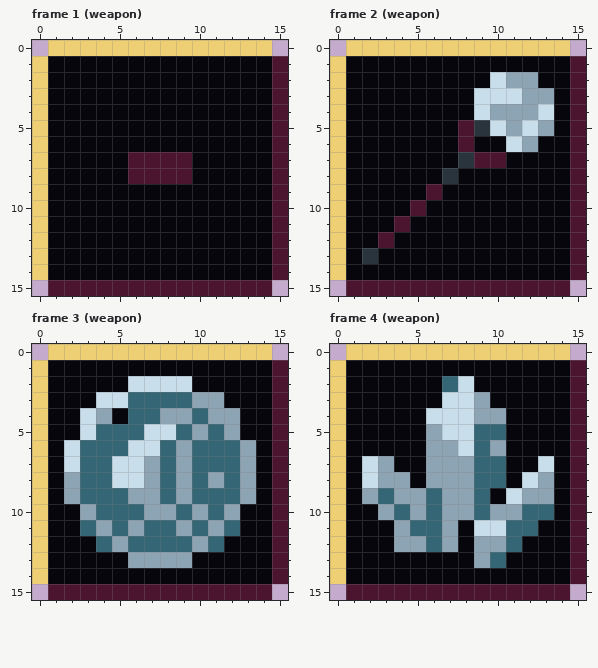
Two versions of one pixel-art file, projects/007_survivors/art/hud_slots.aseprite. Above, as it was before the edit.
16x16 pixels, 18 frames. Shown: frame 1 (weapon), frame 2 (weapon), frame 3 (weapon), frame 4 (weapon). The commit also changed other frames, which this record leaves out.
New version:
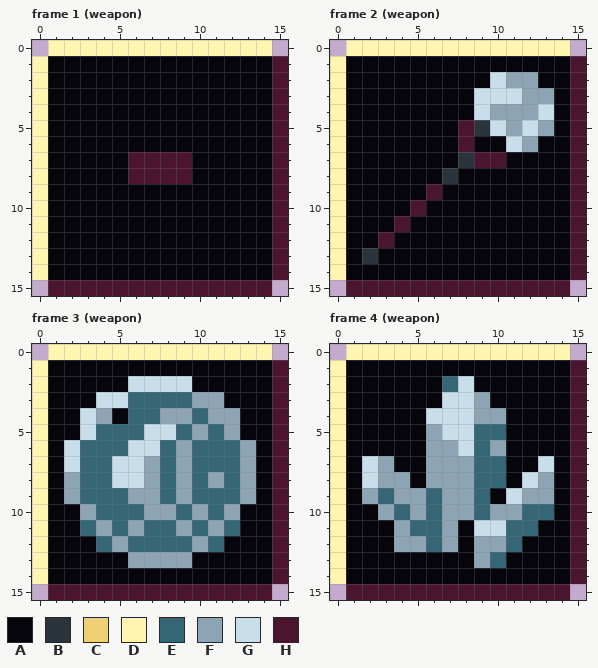
Palette (. is transparent): A #07060c  B #2a343d  C #eecf74  D #fff4b0  E #346675  F #8ca4b4  G #c8dfeb  H #4b1530
Diff:
Frame 1 (weapon):
Colour C gives way to colour D in row 0 at x 1 to 14; in rows 1 to 14 at x 0.
Frame 2 (weapon): the same change as frame 1 (weapon)
Frame 3 (weapon): the same change as frame 1 (weapon)
Frame 4 (weapon): the same change as frame 1 (weapon)
Pixel boxes of the changes (left, top, right, bottom) in both pictures:
changed: (32, 40, 272, 280)
changed: (330, 40, 570, 280)
changed: (32, 344, 272, 584)
changed: (330, 344, 570, 584)
